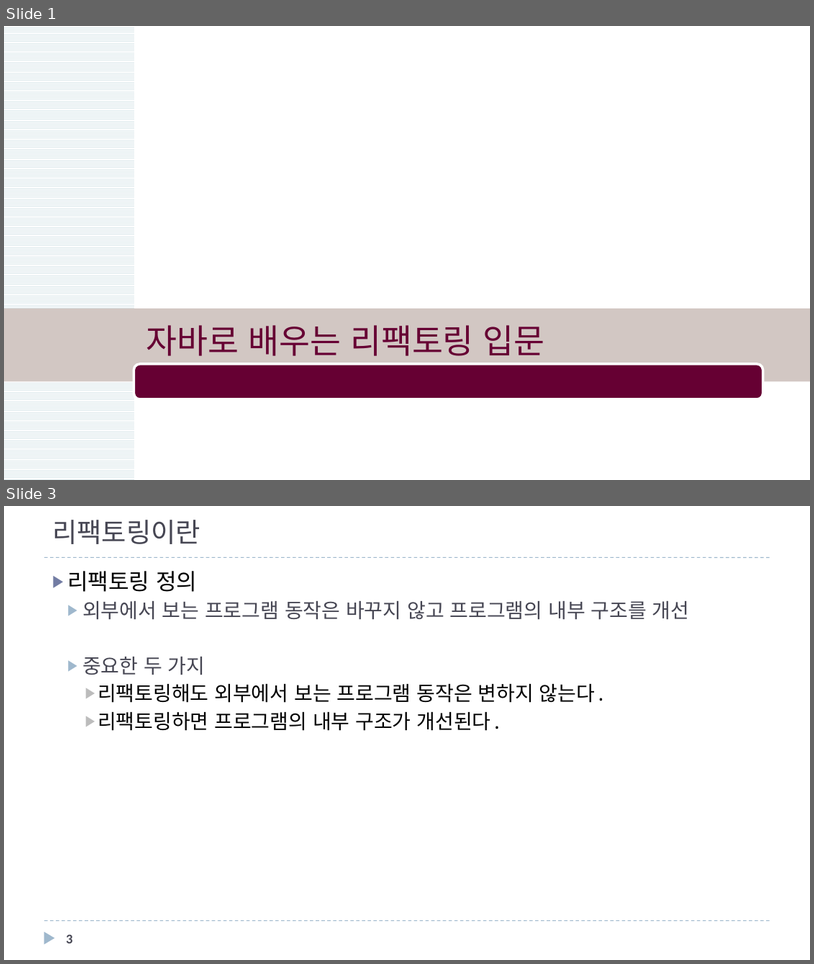
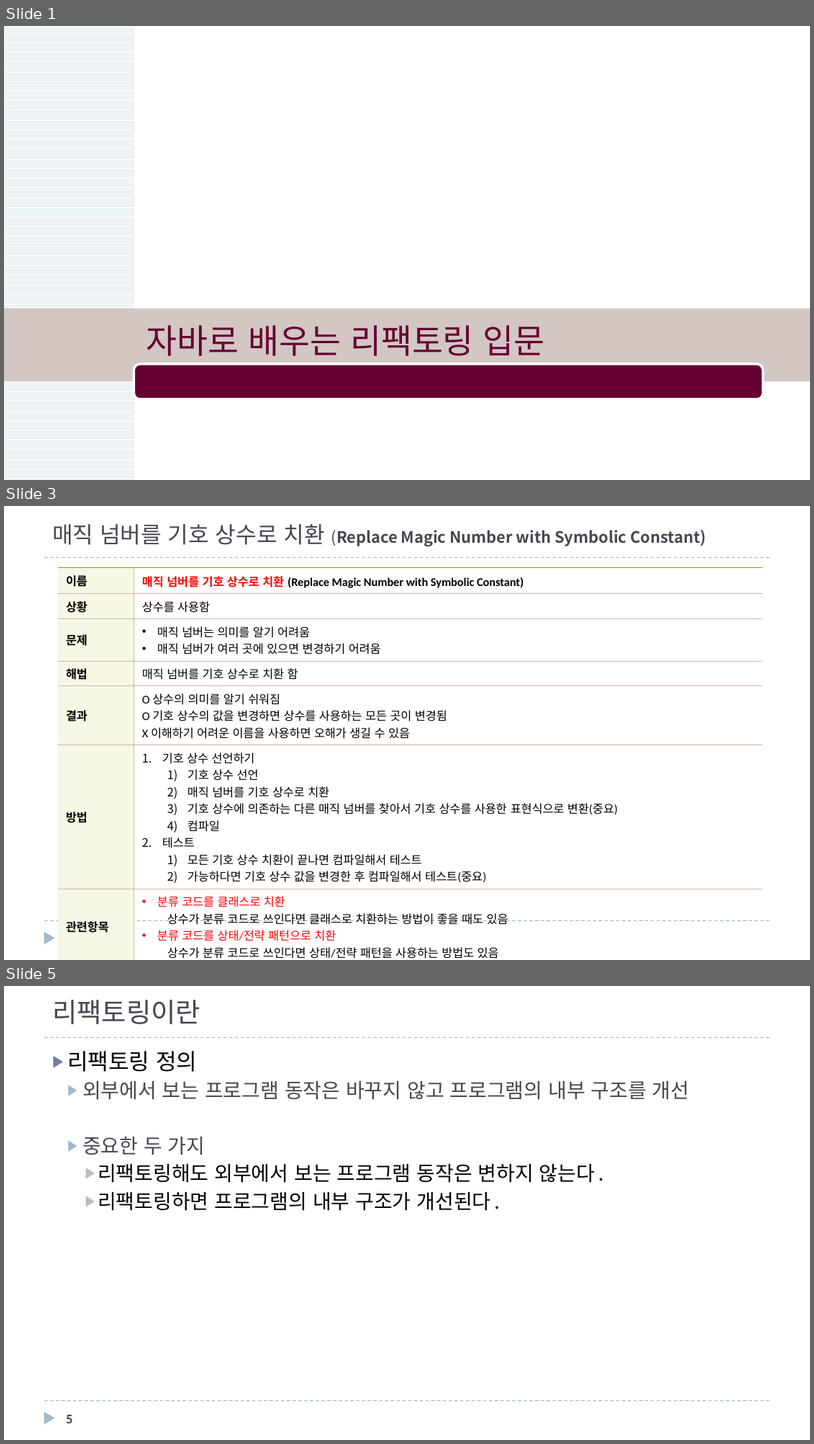
Before and after one commit to mkgungor/refactoring_java, a slide deck: ppt/자바로 배우는 리팩토링 입문.pptx. Shown one above the other, each under a label of ours: slides 1 and 3 before the commit, slides 1, 3 and 5 after it; the slides between them are not shown. The pictures are 814x964 and 814x1444 pixels, drawn with LibreOffice and Linux fonts; fonts in the diff are those of the drawing; background and template pictures are left out. Boxes give left, top, right and bottom in pixels: in the first picture for what was removed or moved away, otherwise in the second. Text is boxed around its words. In the diff, an @@ line names an element or a change of style, - is before the commit and + after.

```diff
--- a/ppt/자바로 배우는 리팩토링 입문.pptx
+++ b/ppt/자바로 배우는 리팩토링 입문.pptx
@@ slide 3 added at box(4, 506, 810, 960), background #FFFFFF; not listed: 3 template elements that a slide beside it also shows @@
@@ title added at box(52, 524, 706, 547), 14 pt, text #464653, bold @@
+매직 넘버를 기호 상수로 치환 (Replace Magic Number with Symbolic Constant)
@@ table added at box(58, 568, 763, 960), 7 rows, 2 columns @@
+이름 | 매직 넘버를 기호 상수로 치환 (Replace Magic Number with Symbolic Constant)
+상황 | 상수를 사용함
+문제 | 매직 넘버는 의미를 알기 어려움 / 매직 넘버가 여러 곳에 있으면 변경하기 어려움
+해법 | 매직 넘버를 기호 상수로 치환 함
+결과 | O 상수의 의미를 알기 쉬워짐 / O 기호 상수의 값을 변경하면 상수를 사용하는 모든 곳이 변경됨 / X 이해하기 어려운 이름을 사용하면 오해가 생길 수 있음
+방법 | 기호 상수 선언하기 / 기호 상수 선언 / 매직 넘버를 기호 상수로 치환 / 기호 상수에 의존하는 다른 매직 넘버를 찾아서 기호 상수를 사용한 표현식으로 변환(중요) / 컴파일 / 테스트 / 모든 기호 상수 치환이 끝나면 컴파일해서 테스트 / 가능하다면 기호 상수 값을 변경한 후 컴파일해서 테스트(중요)
+관련항목 | 분류 코드를 클래스로 치환 / 상수가 분류 코드로 쓰인다면 클래스로 치환하는 방법이 좋을 때도 있음 / 분류 코드를 상태/전략 패턴으로 치환 / 상수가 분류 코드로 쓰인다면 상태/전략 패턴을 사용하는 방법도 있음
@@ page number added at box(66, 931, 72, 947), 12 pt, text #464653, bold @@
+3
@@ what was slide 3 is now slide 5 @@
@@ page number at box(66, 1414, 72, 1423): text changed @@
-3
+5
```
Also in this commit, not shown: 4 slides changed, 16 other slides added.
